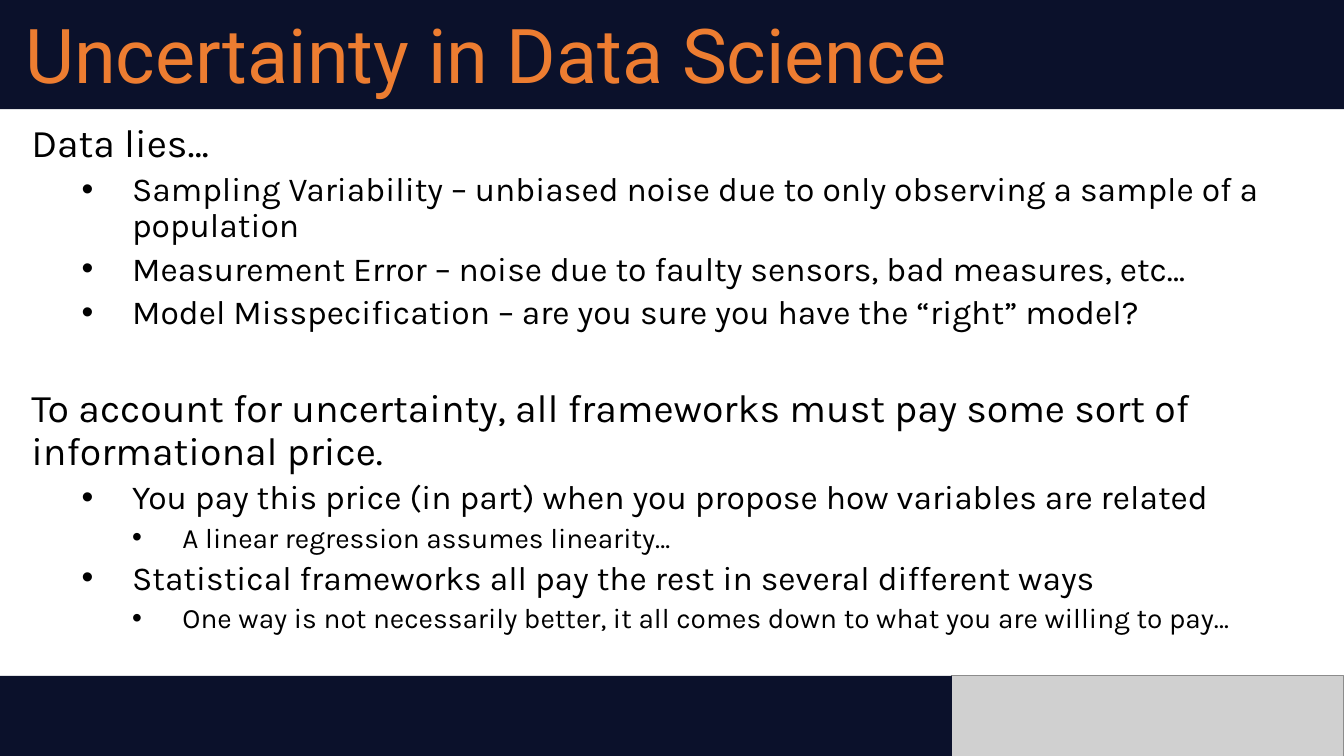
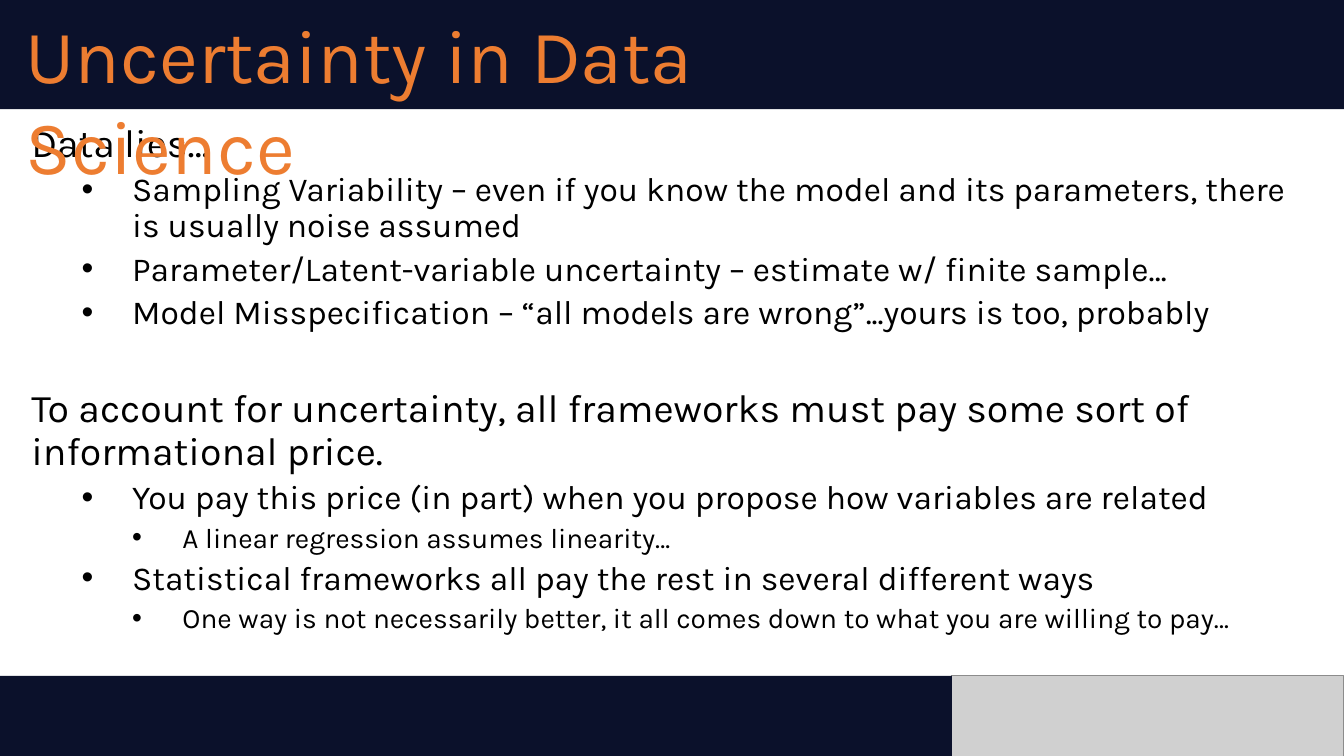
Before and after one commit to abogdan22/ds-6040, a slide deck: slide 7 of slides/module1.pptx. Drawn at 1344x756 pixels with LibreOffice and Linux fonts; fonts in the diff are those of the drawing; grey boxes stand for pictures. Boxes give left, top, right and bottom in pixels: in the first picture for what was removed or moved away, otherwise in the second. Text is boxed around its words. In the diff, an @@ line names an element or a change of style, - is before the commit and + after.

```diff
--- a/slides/module1.pptx
+++ b/slides/module1.pptx
@@ text "Uncertainty in Data Science" at [25, 31, 692, 193]: font Roboto to Karla @@
@@ text at [132, 171, 1285, 333]: text changed @@
-  • Sampling Variability – unbiased noise due to only observing a sample of a population
-  • Measurement Error – noise due to faulty sensors, bad measures, etc…
-  • Model Misspecification – are you sure you have the “right” model?
+  • Sampling Variability – even if you know the model and its parameters, there is usually noise assumed
+  • Parameter/Latent-variable uncertainty – estimate w/ finite sample…
+  • Model Misspecification – “all models are wrong”...yours is too, probably
```
Also in this commit, not shown: 21 other slides changed, 1 other file.
